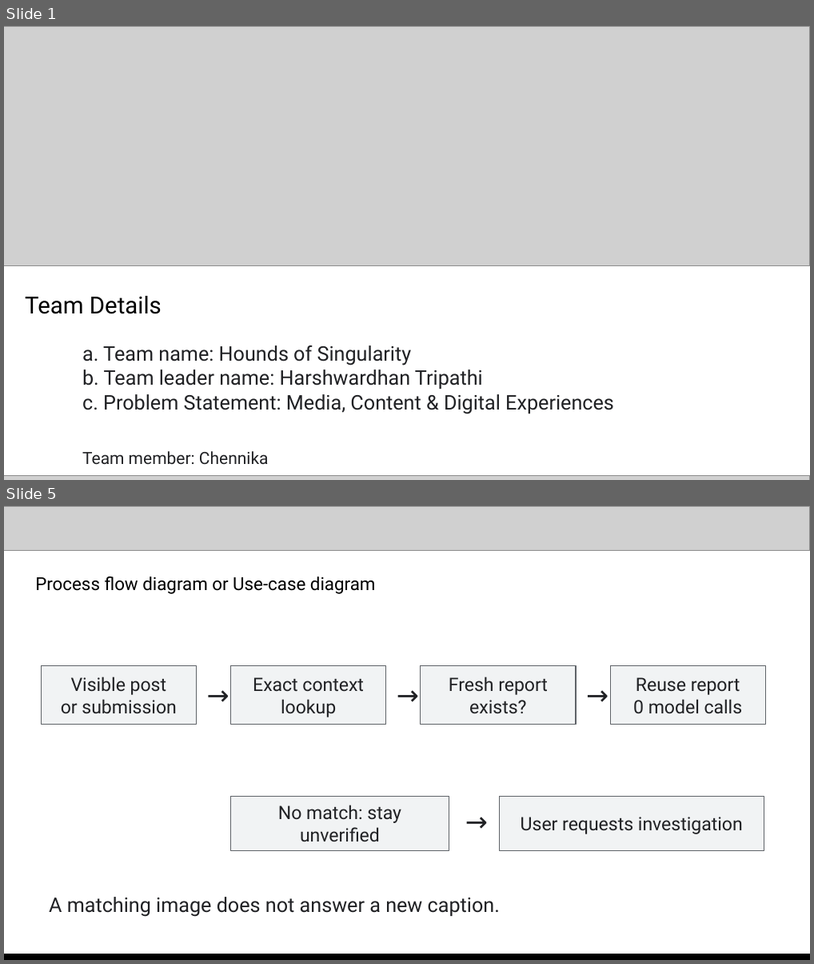
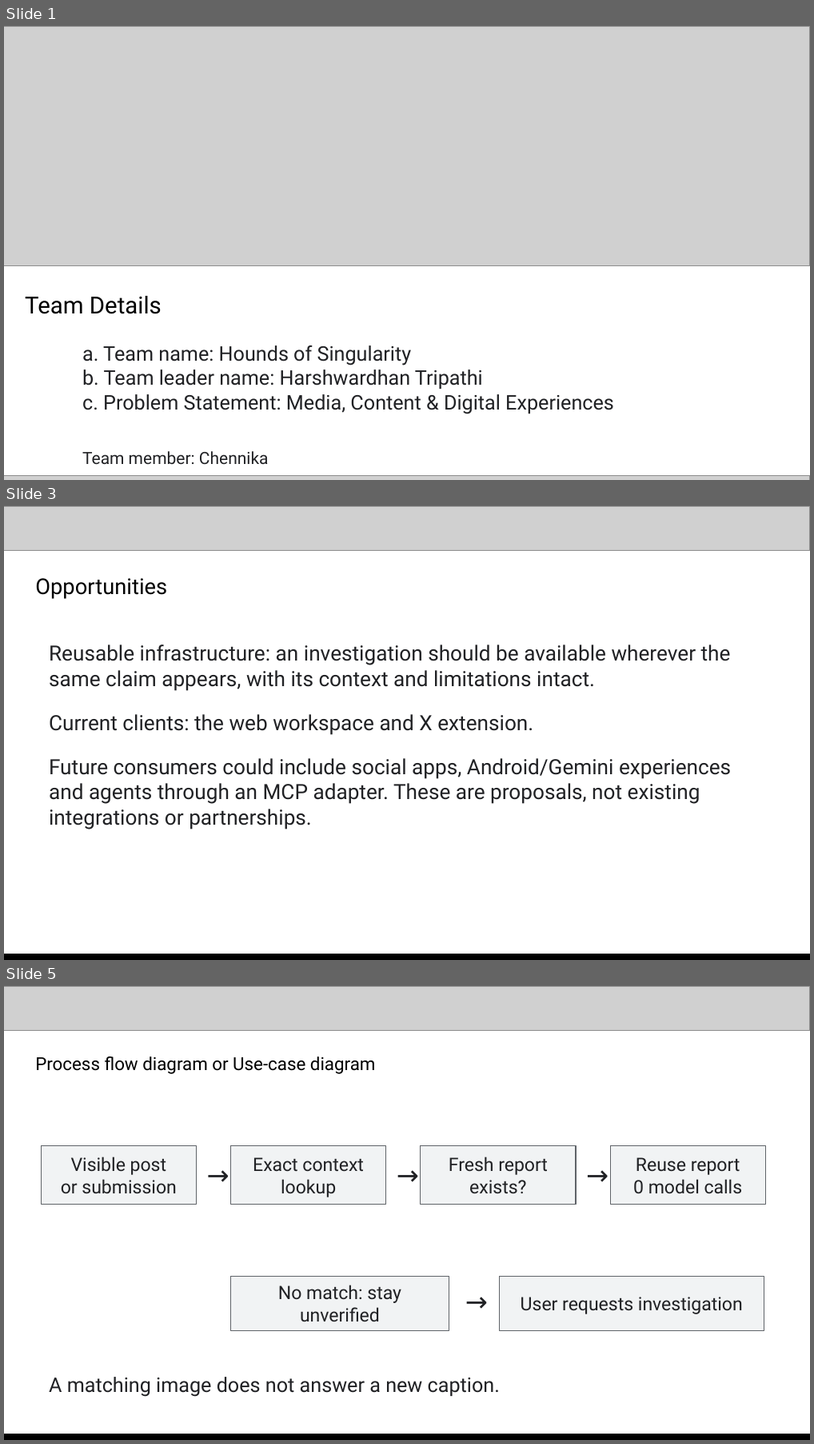
Before and after one commit to htg2704/proofmesh, a slide deck: submission/proofmesh-submission.pptx. Shown one above the other, each under a label of ours: slides 1 and 5 before the commit, slides 1, 3 and 5 after it; the slides between them are not shown. The pictures are 814x964 and 814x1444 pixels, drawn with LibreOffice and Linux fonts; fonts in the diff are those of the drawing; grey boxes stand for pictures. Boxes give left, top, right and bottom in pixels: in the first picture for what was removed or moved away, otherwise in the second. Text is boxed around its words. In the diff, an @@ line names an element or a change of style, - is before the commit and + after.

Commit message:
Clarify investigation actions and present ProofMesh as an evidence rail

```diff
--- a/submission/proofmesh-submission.pptx
+++ b/submission/proofmesh-submission.pptx
@@ slide 3 added at [4, 506, 810, 960], background #FFFFFF @@
@@ picture added at [4, 506, 810, 550] @@
@@ text added at [35, 578, 167, 599], 19.5 pt, text #000000 @@
+Opportunities
@@ text added at [49, 644, 731, 829], 18.8 pt, text #202124 @@
+Reusable infrastructure: an investigation should be available wherever the same claim appears, with its context and limitations intact.
+Current clients: the web workspace and X extension.
+Future consumers could include social apps, Android/Gemini experiences and agents through an MCP adapter. These are proposals, not existing integrations or partnerships.
@@ picture added at [4, 955, 810, 960] @@
@@ rectangle added at [4, 953, 810, 960], fill #000000 @@
```
Also in this commit, not shown: 6 slides changed, 1 slide removed, 19 other files.
